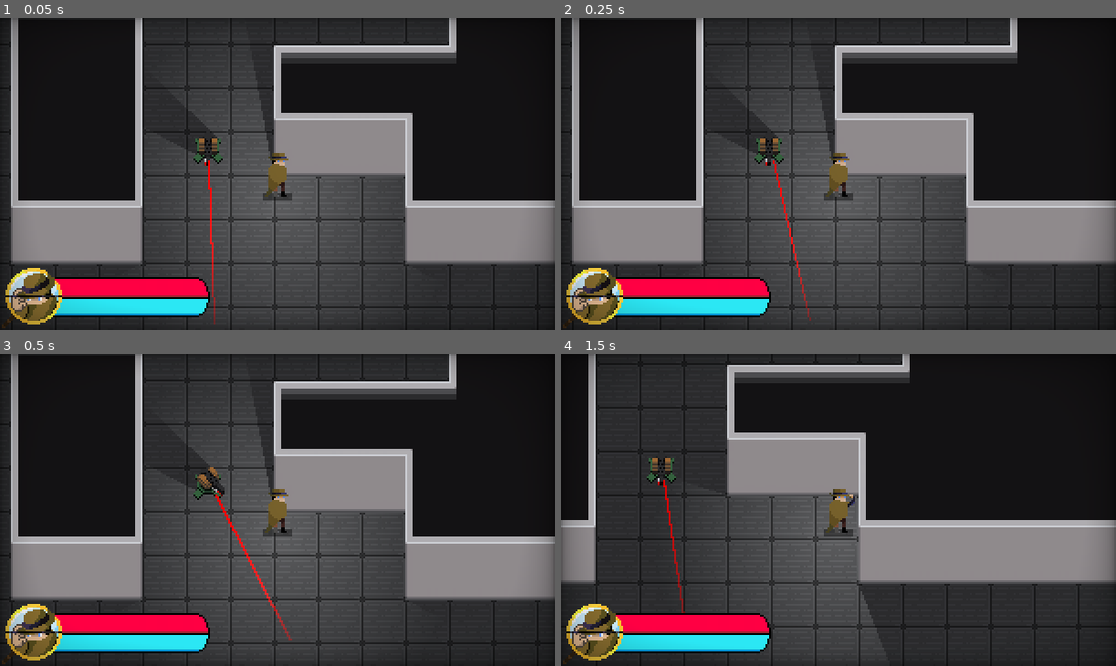
Above: before the commit, frames 1-4 (two rows, left to right).
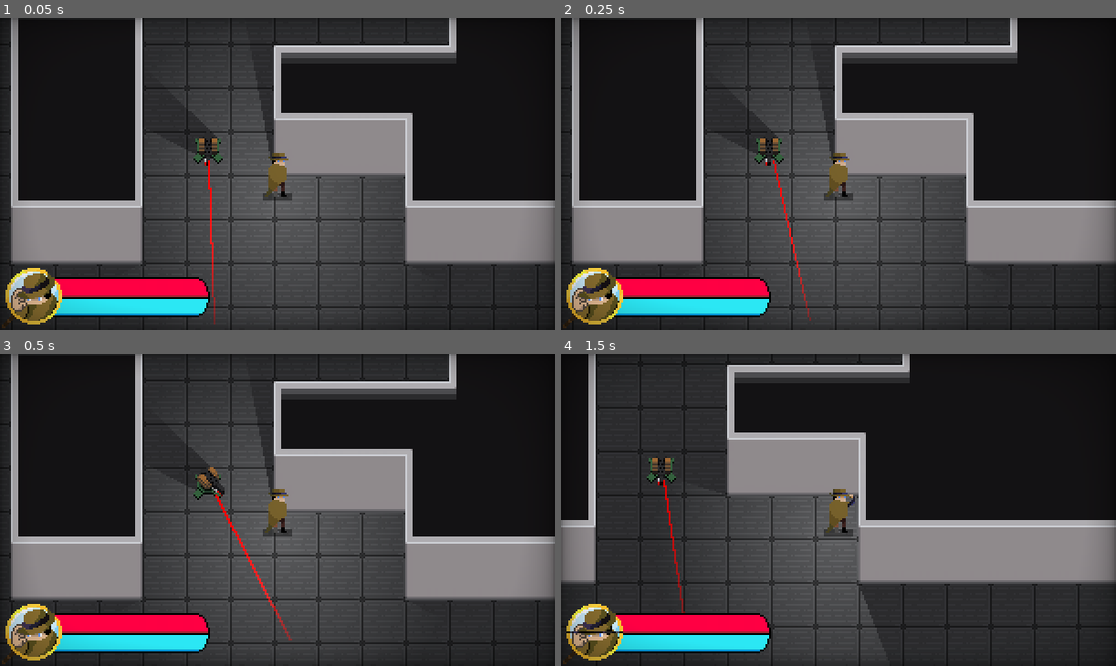
Above: after the commit, the same moments.

Repository: Cabidge/SGD1
Game: Godot game, scene res://assets/Main.tscn
Two runs of this game, one before a commit and one after it. Both use one fixed random seed, a clock stepped at 60 frames per second and the inputs below. The engine's default icon, where the game draws it, is replaced by a stand-in: a white triangle on a blue panel in a dark square.
Inputs (mouse positions are in pixels of both pictures, inside the frame that each line leads up to):
- Up to frame 1 (0.05 s): no input
- Up to frame 2 (0.25 s): no input
- Up to frame 3 (0.5 s): no input
- Up to frame 4 (1.5 s): move the mouse to (960, 494) at 0.52 s; press the mouse at (960, 494) at 0.53 s; hold D (move_right) 0.53-1.28 s; move the mouse to (727, 525) at 1.27 s; release the mouse at (727, 525) at 1.28 s; hold S (move_down) from 1.28 s (still down); right-click (727, 525) at 1.35 s

The runs differ from the first frame. In frame 1, less than 0.1% of the frame differs, in the area x 0-12%, y 88-90%; in frame 2, less than 0.1%; in frame 3, less than 0.1%; in frame 4, nothing differs.

Commit message:
Fixed portrait

Diff:
--- a/assets/Main.tscn
+++ b/assets/Main.tscn
@@ -386,7 +386,6 @@
 margin_bottom = 35.0
 mouse_filter = 2
 step = 0.01
-value = 0.01
 texture_under = ExtResource( 7 )
 texture_progress = ExtResource( 6 )
 fill_mode = 7
